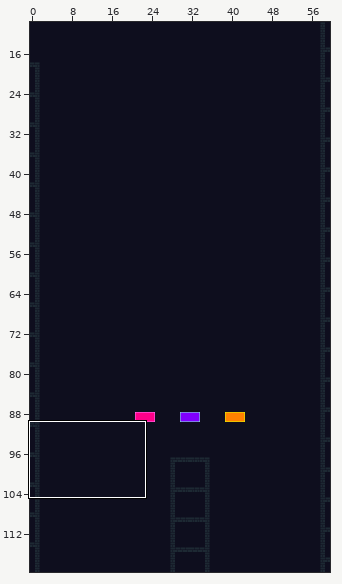
Level history. Tiled map: assets/tiles_NEW/tilemap.tmx. Above: a wide view before the commit, with the close-up outlined.
Close-up. As it was:
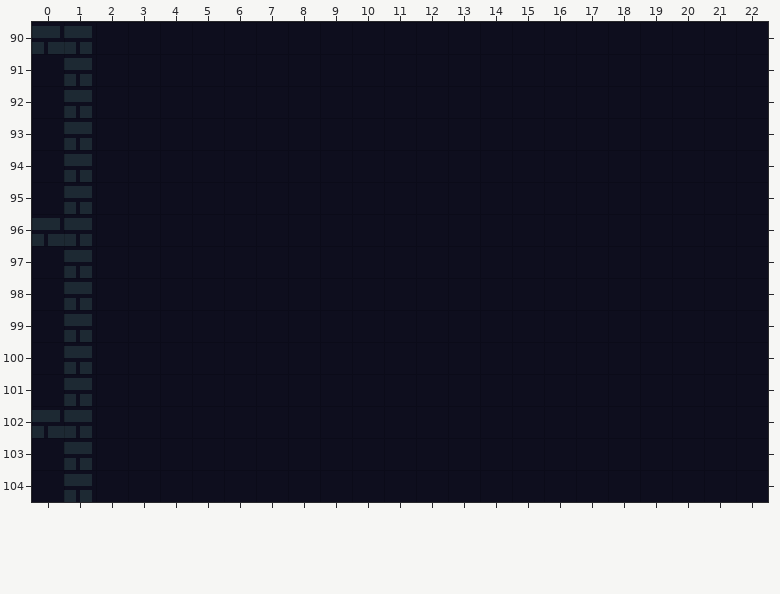
Cells are 8x8 px. Shown: x 0..22, y 90..104. The commit also changed other parts of the map, which this record leaves out.
New version:
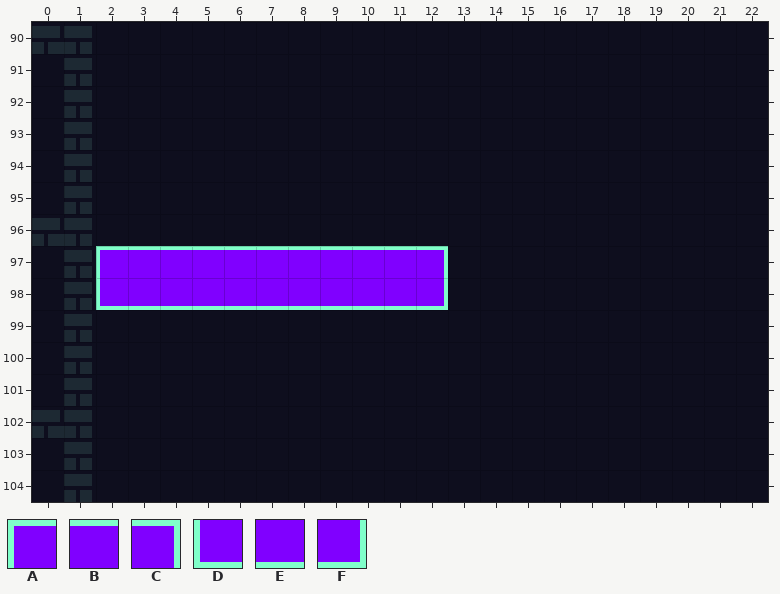
Key: from "tileset": A 286, B 287, C 289, D 350, E 351, F 353.
_ is an empty cell.
Change:
Changed rows in their new state; . is an unchanged cell.
Layer "Blue":
first column x 2:
 97 ABBBBBBBBBC
 98 DEEEEEEEEEF
Changed places in both close-ups, as pixel boxes (x1, y1, x2, y2):
added: (96, 246, 448, 310)
